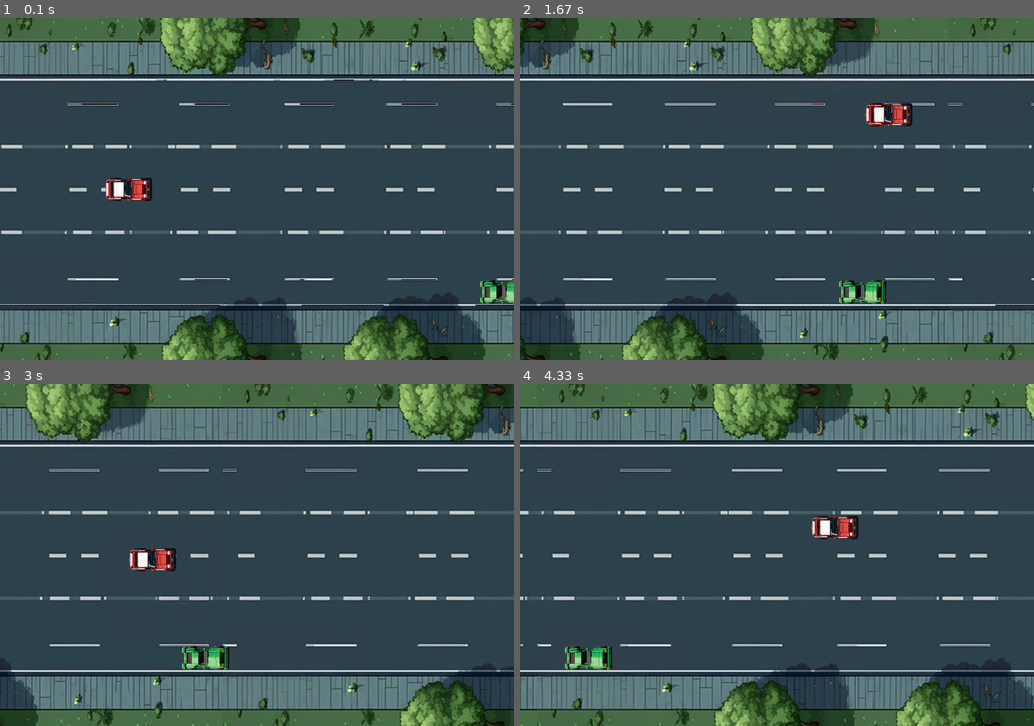
Above: before the commit, frames 1-4 (two rows, left to right).
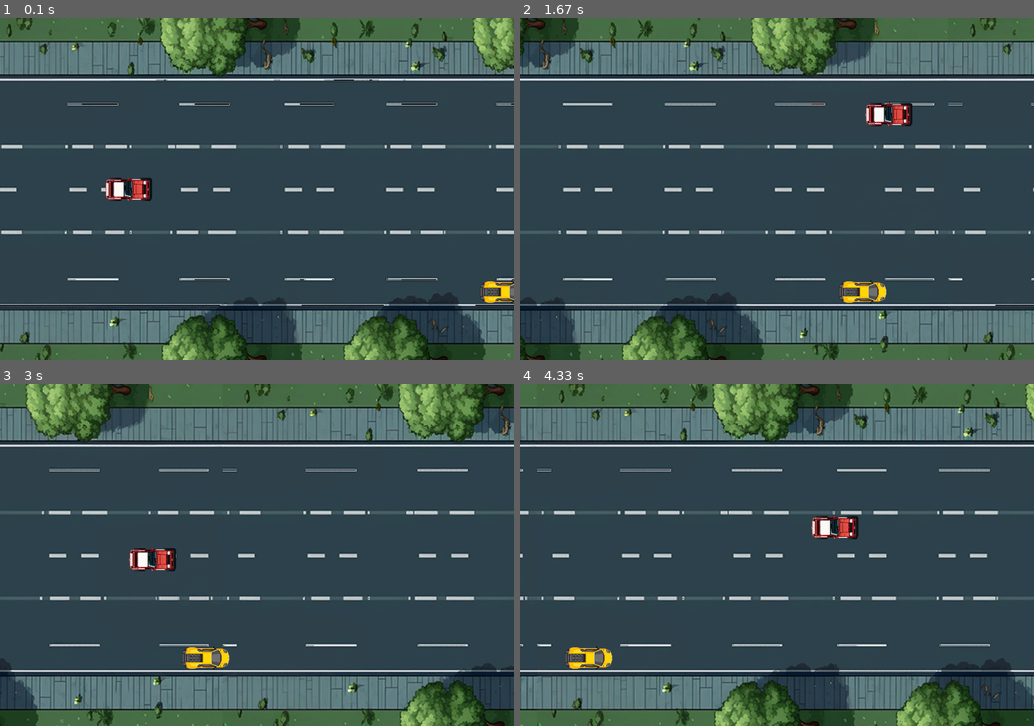
Above: after the commit, the same moments.

Repository: Florgol/Pygame-racing-game
Game: pygame game, started from main.py
Same seed, same stepped clock (60 frames per second), same inputs: the game is played once before the commit and once after it.
Inputs:
- Up to frame 1 (0.1 s): no input
- Up to frame 2 (1.67 s): hold Right 0.33-0.8 s; hold Up 0.83-1.13 s; hold Right 1.17-1.63 s
- Up to frame 3 (3 s): hold Left 1.67-2.2 s; hold Down 2.23-2.53 s; hold Left 2.57-2.97 s
- Up to frame 4 (4.33 s): hold Up 3-3.37 s; hold Right 3.4-4.03 s; hold Down from 4.07 s (still down)

The runs differ from the first frame. In frame 1, 0.4% of the frame differs, in the area x 93-100%, y 76-84%; in frame 2, 0.6%, in the area x 62-72%, y 76-84%; in frame 3, 0.6%; in frame 4, 0.6%.

Commit message:
Added another enemy car and ...
... changed to code for loading in the enemy cars. They are now loaded in randomly from a selection of 4 cars

Diff:
--- a/main.py
+++ b/main.py
@@ -51,8 +51,11 @@
 
 # Loading background transition images
 transition_images = [
+    # .. and scale backgrounds.
     pygame.transform.scale(
+        # .. rotate ..
         pygame.transform.rotate(
+            # Load, ..
             pygame.image.load(f"backgrounds\day_to_night_transition/background_2_day_to_night_{i}.png").convert(),
             90
         ),
@@ -60,6 +63,22 @@
     )
     for i in range(1, 9)
 ]
+
+# Loading enemy car images
+enemy_images = [
+    # .. and scale enemy cars.
+    pygame.transform.scale(
+        # .. rotate
+        pygame.transform.rotate(
+            # Load, ..
+            pygame.image.load(f"enemies/enemy{i}.png").convert_alpha(),
+            90
+        ),
+        (ENEMY_WIDTH_CAR, ENEMY_HEIGHT_CAR)
+    )
+    for i in range(1, 5)  # We assume to have 4 enemy car pictures
+]
+
 
 # Default background
 current_background = transition_images[0]
@@ -79,9 +98,7 @@
 acceleration = PLAYER_ACCELERATION  # Beschleunigung
 
 # Gegner-Auto-Eigenschaften
-enemy_image = pygame.image.load("enemy2.png").convert_alpha()  # Passe den Pfad zum gegnerischen Auto an
-enemy_image = pygame.transform.rotate(enemy_image, 90)  # Drehe das gegnerische Auto um 90 Grad nach links
-enemy_image = pygame.transform.scale(enemy_image, (ENEMY_WIDTH_CAR, ENEMY_HEIGHT_CAR))  # Verkleinere das gegnerische Auto
+enemy_image = random.choice(enemy_images)
 enemy_rect = enemy_image.get_rect()
 enemy_rect.centerx = SCREEN_WIDTH  # Startposition des gegnerischen Autos auf der rechten Seite
 enemy_rect.centery = random.randint(50, SCREEN_HEIGHT - enemy_rect.height)
@@ -154,6 +171,7 @@
     if enemy_rect.right < 0:
         enemy_rect.centerx = SCREEN_WIDTH  # Startposition des gegnerischen Autos auf der rechten Seite
         enemy_rect.centery = random.randint(50, SCREEN_HEIGHT - enemy_rect.height)
+        enemy_image = random.choice(enemy_images)
 
     for event in pygame.event.get():
         if event.type == pygame.QUIT:
Binary file removed: car.png
Binary file added: enemies/enemy1.png
Renamed: enemy2.png -> enemies/enemy2.png
Binary file added: enemies/enemy3.png
Binary file added: enemies/enemy4.png
Binary file removed: enemy.png
Binary file removed: enemy1.png
